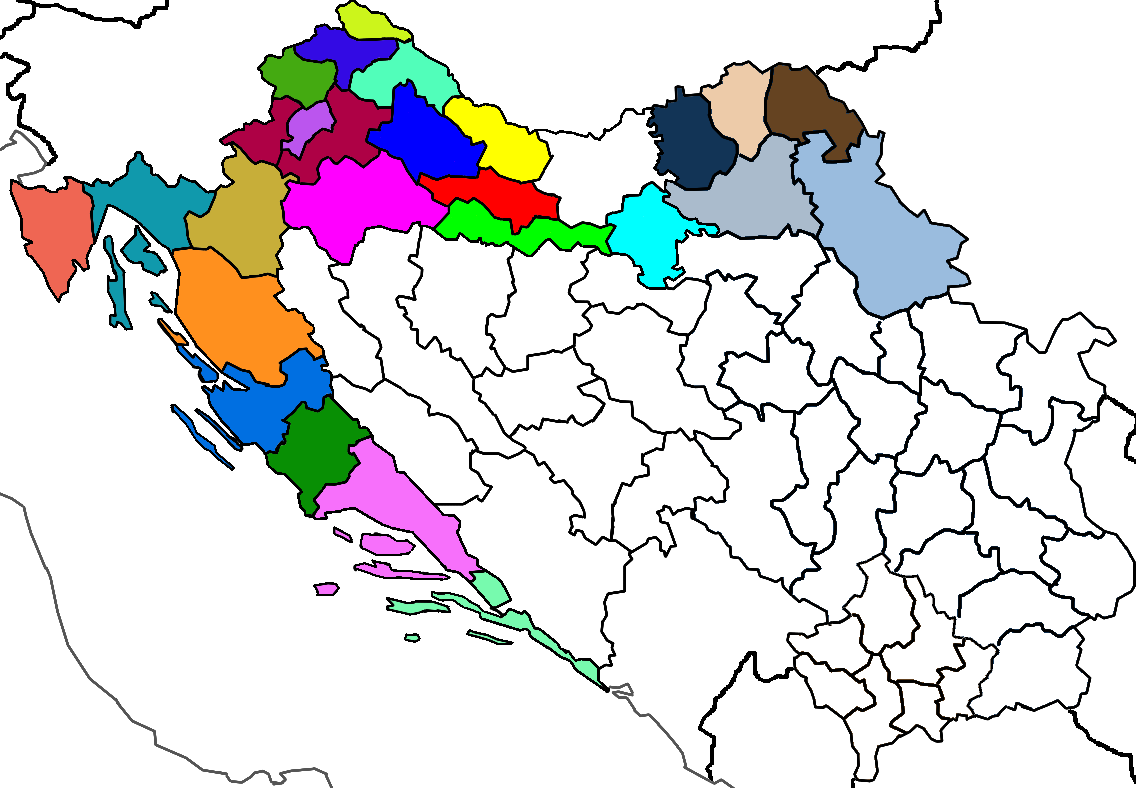
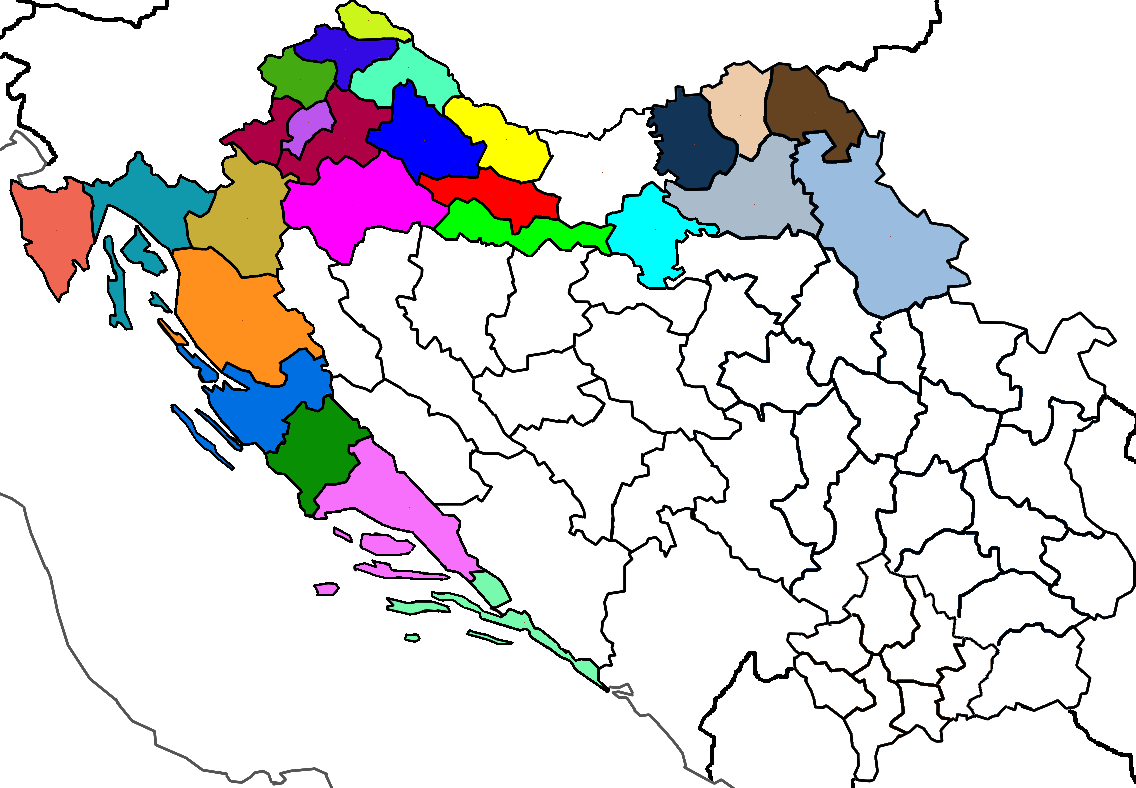
Revision of a layered 1136x788 image; what changed, layer by layer:
painted on "Background" over [56,20,891,623]
